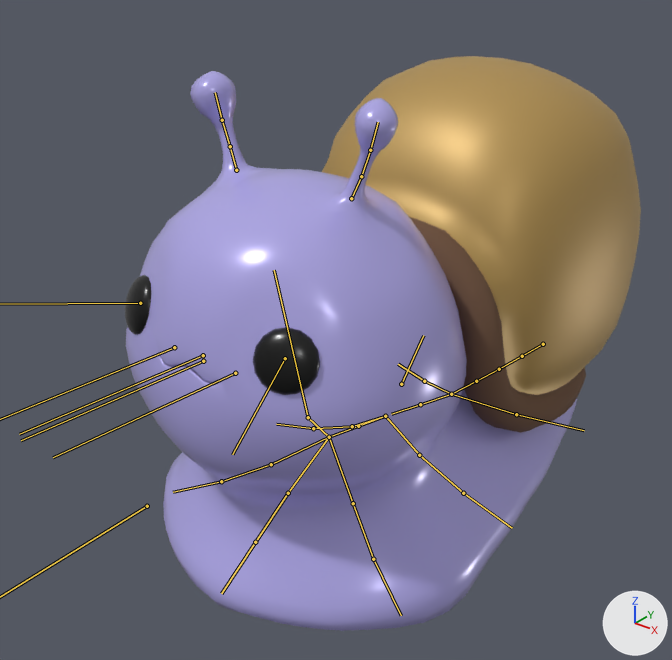
The glTF model towers/goober/goober.glb as it was, and as the next commit left it.
One viewpoint serves both versions: a camera (50 mm lens) standing at (4.88, -5.55, 3.57) and looking at (-0.35, 0.99, -0.48). The lights are fixed; the arrows at lower right show +X, +Y and +Z. The bones that bend it are drawn over the model as lines.

Names of what the first picture shows: 'Body', 'Eyes', 'Shell'.
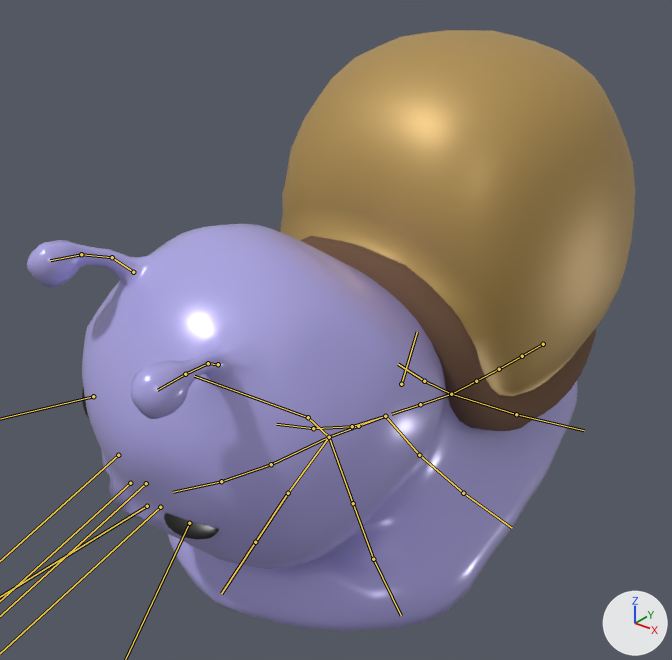
The newer file adds an action. The first version stands in its rest pose; the second is drawn at frame 1 of the action 'reset'.

Pixel boxes (x1, y1, x2, y2) of what changed, in the pictures (672 x 660 px):
```json
{"object": "Body", "change": "posed", "before": [126, 71, 577, 631], "after": [27, 224, 578, 631], "on screen": "22% wider, 27% shorter"}
{"object": "Shell", "change": "posed", "before": [322, 56, 641, 433], "after": [280, 30, 635, 431], "on screen": "11% wider, 6% taller"}
{"bone": "head", "before": "(308, 417) to (274, 270)", "after": "(308, 417) to (194, 376)"}
{"bone": "antenna.1.l", "before": "(351, 198) to (361, 176)", "after": "(218, 364) to (208, 363)"}
{"bone": "antenna.2.l", "before": "(361, 176) to (370, 150)", "after": "(208, 363) to (185, 374)"}
{"bone": "antenaa.3.l", "before": "(370, 150) to (378, 122)", "after": "(185, 374) to (157, 390)"}
{"bone": "antenna.1.r", "before": "(236, 170) to (230, 146)", "after": "(133, 272) to (112, 257)"}
{"bone": "antenna.2.r", "before": "(230, 146) to (222, 120)", "after": "(112, 257) to (81, 254)"}
{"bone": "antenaa.3.r", "before": "(222, 120) to (215, 92)", "after": "(81, 254) to (50, 260)"}
{"bone": "shell.2", "before": "(401, 384) to (423, 335)", "after": "(401, 384) to (417, 332)"}
```

Edits to the scene script, one JSON object a line:
```json
{"block": "bone_head", "where": "bone_head = bpy.data.objects['Armature'].pose.bones['head']  # child of 'neck'"}
{"op": "set", "path": "bone_head.rotation_quaternion", "old": "(1.0, 0.0, 0.0, 0.0)", "new": "(0.928, 0.331, -0.162, -0.046)", "note": "degrees (0, 0, 0) -> degrees (41, -16, -12)"}
{"block": "bone_antenna_1_l", "where": "bone_antenna_1_l = bpy.data.objects['Armature'].pose.bones['antenna.1.l']  # child of 'head'"}
{"op": "set", "path": "bone_antenna_1_l.location", "old": "(0.0, 0.0, 0.0)", "new": "(0.0, -0.02, 0.01)"}
{"op": "set", "path": "bone_antenna_1_l.rotation_quaternion", "old": "(1.0, 0.0, 0.0, 0.0)", "new": "(0.991, 0.136, 0.0, 0.0)", "note": "degrees (0, 0, 0) -> degrees (16, 0, 0)"}
{"block": "bone_antenna_2_l", "where": "bone_antenna_2_l = bpy.data.objects['Armature'].pose.bones['antenna.2.l']  # child of 'antenna.1.l'"}
{"op": "set", "path": "bone_antenna_2_l.rotation_quaternion", "old": "(1.0, 0.0, 0.0, 0.0)", "new": "(0.98, 0.199, 0.0, 0.0)", "note": "degrees (0, 0, 0) -> degrees (23, 0, 0)"}
{"block": "bone_antenaa_3_l", "where": "bone_antenaa_3_l = bpy.data.objects['Armature'].pose.bones['antenaa.3.l']  # child of 'antenna.2.l'"}
{"op": "set", "path": "bone_antenaa_3_l.rotation_quaternion", "old": "(1.0, 0.0, 0.0, 0.0)", "new": "(0.989, 0.147, 0.0, 0.0)", "note": "degrees (0, 0, 0) -> degrees (17, 0, 0)"}
{"block": "bone_antenna_1_r", "where": "bone_antenna_1_r = bpy.data.objects['Armature'].pose.bones['antenna.1.r']  # child of 'head'"}
{"op": "set", "path": "bone_antenna_1_r.location", "old": "(0.0, 0.0, 0.0)", "new": "(0.0, -0.02, 0.01)"}
{"op": "set", "path": "bone_antenna_1_r.rotation_quaternion", "old": "(1.0, 0.0, 0.0, 0.0)", "new": "(0.991, 0.136, 0.0, 0.0)", "note": "degrees (0, 0, 0) -> degrees (16, 0, 0)"}
{"block": "bone_antenna_2_r", "where": "bone_antenna_2_r = bpy.data.objects['Armature'].pose.bones['antenna.2.r']  # child of 'antenna.1.r'"}
{"op": "set", "path": "bone_antenna_2_r.rotation_quaternion", "old": "(1.0, 0.0, 0.0, 0.0)", "new": "(0.98, 0.199, 0.0, 0.0)", "note": "degrees (0, 0, 0) -> degrees (23, 0, 0)"}
{"block": "bone_antenaa_3_r", "where": "bone_antenaa_3_r = bpy.data.objects['Armature'].pose.bones['antenaa.3.r']  # child of 'antenna.2.r'"}
{"op": "set", "path": "bone_antenaa_3_r.rotation_quaternion", "old": "(1.0, 0.0, 0.0, 0.0)", "new": "(0.989, 0.147, 0.0, 0.0)", "note": "degrees (0, 0, 0) -> degrees (17, 0, 0)"}
{"block": "bone_lips_b_c", "where": "bone_lips_b_c = bpy.data.objects['Armature'].pose.bones['lips.b.c']  # child of 'head'"}
{"op": "set", "path": "bone_lips_b_c.location", "old": "(0.0, 0.0, 0.0)", "new": "(0.0, 0.09, 0.1)"}
{"block": "bone_lips_l", "where": "bone_lips_l = bpy.data.objects['Armature'].pose.bones['lips.l']  # child of 'head'"}
{"op": "set", "path": "bone_lips_l.location", "old": "(0.0, 0.0, 0.0)", "new": "(0.0, 0.09, 0.0)"}
{"block": "bone_lips_r", "where": "bone_lips_r = bpy.data.objects['Armature'].pose.bones['lips.r']  # child of 'head'"}
{"op": "set", "path": "bone_lips_r.location", "old": "(0.0, 0.0, 0.0)", "new": "(0.0, 0.12, 0.0)"}
{"block": "bone_eye_l", "where": "bone_eye_l = bpy.data.objects['Armature'].pose.bones['eye.l']  # child of 'head'"}
{"op": "set", "path": "bone_eye_l.scale", "old": "(1.0, 1.0, 1.0)", "new": "(1.0, 1.0, 0.11)"}
{"block": "bone_eye_r", "where": "bone_eye_r = bpy.data.objects['Armature'].pose.bones['eye.r']  # child of 'head'"}
{"op": "set", "path": "bone_eye_r.scale", "old": "(1.0, 1.0, 1.0)", "new": "(1.0, 1.0, 0.11)"}
{"block": "bone_lips_b_c_001", "where": "bone_lips_b_c_001 = bpy.data.objects['Armature'].pose.bones['lips.b.c.001']  # child of 'head'"}
{"op": "set", "path": "bone_lips_b_c_001.location", "old": "(0.0, 0.0, 0.0)", "new": "(0.0, 0.16, 0.0)"}
{"block": "bone_shell_2", "where": "bone_shell_2 = bpy.data.objects['Armature'].pose.bones['shell.2']  # child of 'spine.3'"}
{"op": "set", "path": "bone_shell_2.rotation_quaternion", "old": "(1.0, 0.0, 0.0, 0.0)", "new": "(0.988, 0.156, -0.014, -0.013)", "note": "degrees (0, 0, 0) -> degrees (18, -1, -2)"}
```
